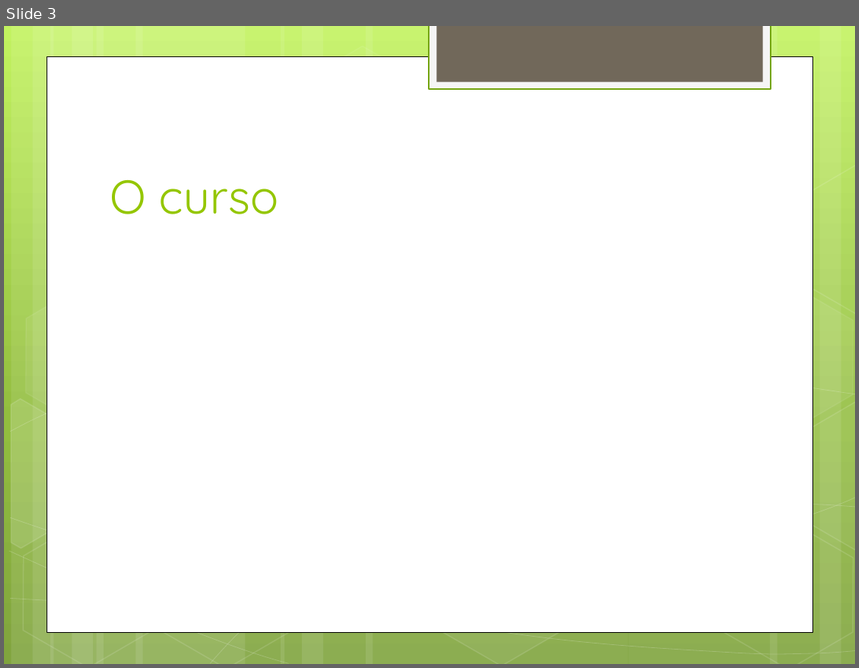
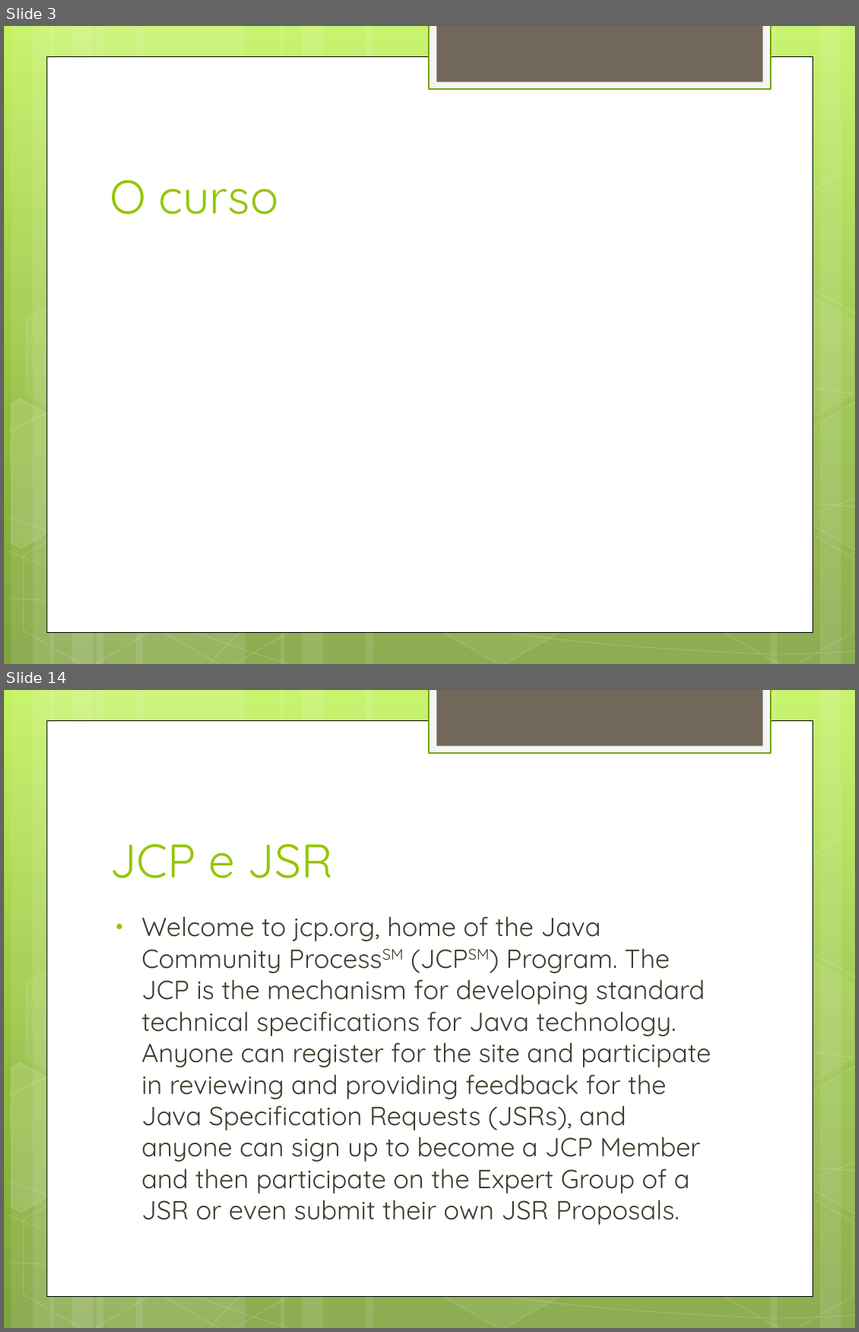
Before and after one commit to daividssilverio/altaperformance, a slide deck: doc/Alta Performance com Java.pptx. Shown one above the other, each under a label of ours: slide 3 before the commit, slides 3 and 14 after it; the slides between them are not shown. The pictures are 859x668 and 859x1332 pixels, drawn with LibreOffice and Linux fonts; fonts in the diff are those of the drawing. Boxes give left, top, right and bottom in pixels: in the first picture for what was removed or moved away, otherwise in the second. Text is boxed around its words. In the diff, an @@ line names an element or a change of style, - is before the commit and + after.

```diff
--- a/doc/Alta Performance com Java.pptx
+++ b/doc/Alta Performance com Java.pptx
@@ slide 14 added at [4, 690, 855, 1328], background gradient #C3F35F to #93BF3F to #81A53E; not listed: 31 template elements that a slide beside it also shows @@
@@ title added at [110, 844, 333, 878], 40 pt, text #94C600 @@
+JCP e JSR
@@ text added at [142, 916, 711, 1225], 22.2 pt, text #3E3D2D @@
+• Welcome to jcp.org, home of the Java Community ProcessSM (JCPSM) Program. The JCP is the mechanism for developing standard technical specifications for Java technology. Anyone can register for the site and participate in reviewing and providing feedback for the Java Specification Requests (JSRs), and anyone can sign up to become a JCP Member and then participate on the Expert Group of a JSR or even submit their own JSR Proposals.
```
Also in this commit, not shown: 21 other slides added, 2 slides removed.
